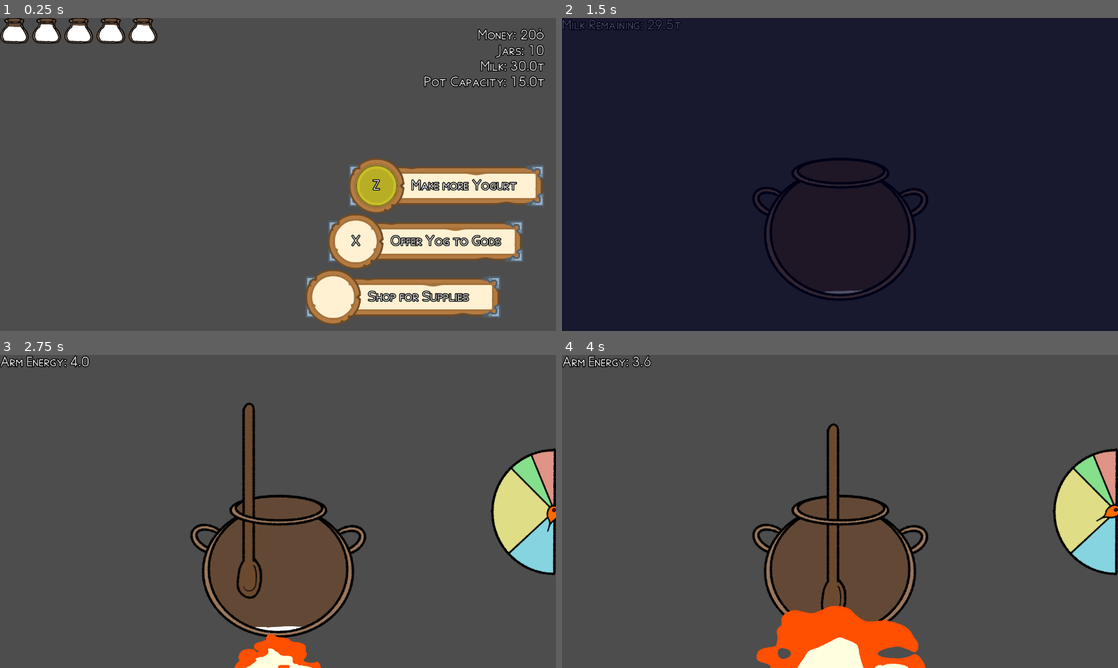
Above: before the commit, frames 1-4 (two rows, left to right).
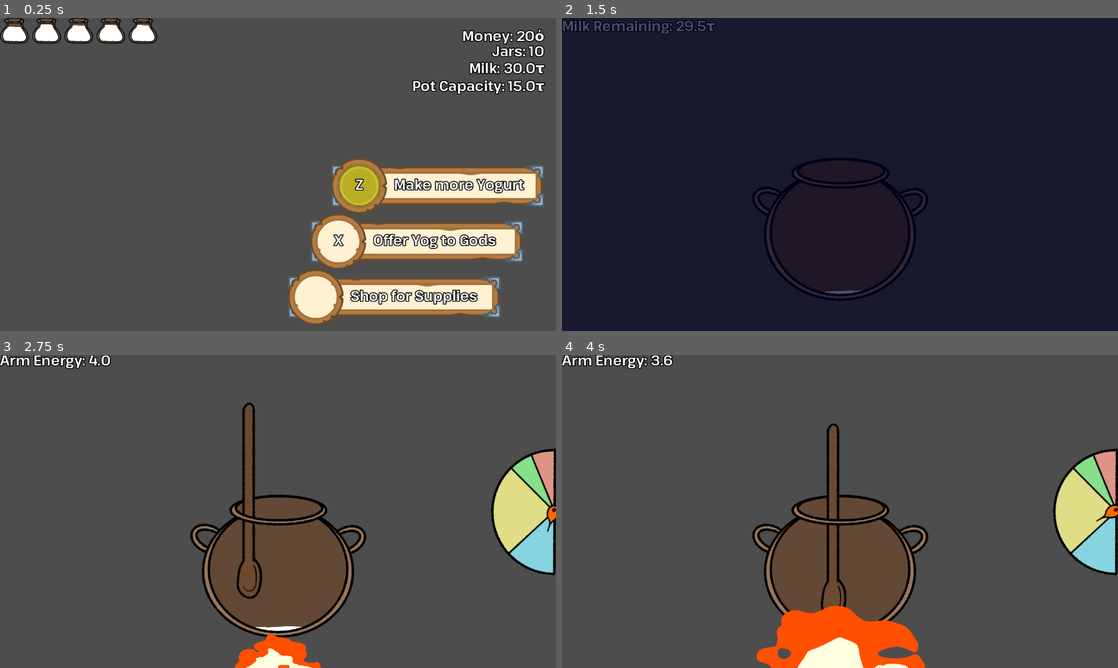
Above: after the commit, the same moments.

Repository: HauntedBees/olympus-mountain-creamery
Game: Godot game, scene res://game_scenes/02_outside/outside.tscn
The game is run twice, just before and just after one commit, with the same random seed, the same clock (stepped at 60 frames per second) and the same inputs. This scene is started directly instead of the project's main scene.
Inputs (mouse positions are in pixels of both pictures, inside the frame that each line leads up to):
- Up to frame 1 (0.25 s): no input
- Up to frame 2 (1.5 s): tap Enter at 0.5 s; move the mouse to (962, 158) at 0.52 s; hold Z (button_one) 0.53-1.28 s; click (962, 158) at 0.67 s; move the mouse to (728, 190) at 1.27 s; tap X (button_two) at 1.35 s; click (728, 190) at 1.42 s
- Up to frame 3 (2.75 s): move the mouse to (333, 442) at 2.02 s; hold Z (button_one) from 2.03 s (still down); click (333, 442) at 2.17 s
- Up to frame 4 (4 s): move the mouse to (812, 574) at 2.77 s; release Z (button_one) at 2.78 s; tap X (button_two) at 2.85 s; click (812, 574) at 2.92 s; move the mouse to (1006, 558) at 3.52 s; hold Z (button_one) from 3.53 s (still down); click (1006, 558) at 3.67 s

The runs differ from the first frame. In frame 1, 8.4% of the frame differs, in the area x 51-98%, y 3-98%; in frame 2, 0.4%; in frame 3, 0.5%; in frame 4, 0.5%.

Commit message:
font switch

Diff:
--- a/game_scenes/02_outside/action_prompt.tscn
+++ b/game_scenes/02_outside/action_prompt.tscn
@@ -6,7 +6,7 @@
 [ext_resource type="Texture2D" uid="uid://dxxxttfyqnckd" path="res://assets/kenney/round_brown_dark.png" id="4_fk2g6"]
 
 [node name="ActionPrompt" type="NinePatchRect"]
-custom_minimum_size = Vector2(450, 96)
+custom_minimum_size = Vector2(490, 96)
 offset_right = 450.0
 offset_bottom = 96.0
 texture = ExtResource("1_nvtt3")
--- a/theem.tres
+++ b/theem.tres
@@ -1,6 +1,6 @@
 [gd_resource type="Theme" load_steps=5 format=3 uid="uid://carntceclimm5"]
 
-[ext_resource type="FontFile" uid="uid://vriv63llhdyd" path="res://assets/Aegean.ttf" id="1_jv65p"]
+[ext_resource type="FontFile" uid="uid://dhcii6gssucck" path="res://assets/KamilloGrotesk-SemiBold.ttf" id="1_81221"]
 [ext_resource type="Texture2D" uid="uid://ckplhoa70p81t" path="res://assets/kenney/panel_brown_corners_b.png" id="2_uirx6"]
 
 [sub_resource type="StyleBoxTexture" id="StyleBoxTexture_6okd0"]
@@ -15,6 +15,6 @@
 [resource]
 Label/constants/outline_size = 8
 Label/font_sizes/font_size = 32
-Label/fonts/font = ExtResource("1_jv65p")
+Label/fonts/font = ExtResource("1_81221")
 PanelContainer/styles/panel = SubResource("StyleBoxTexture_6okd0")
 VSeparator/styles/separator = SubResource("StyleBoxEmpty_0qk1v")
Binary file removed: assets/Aegean.ttf
Binary file added: assets/KamilloGrotesk-SemiBold.ttf
Not shown, changed: assets/KamilloGrotesk-SemiBold.ttf.import
Not shown, changed: README.md
